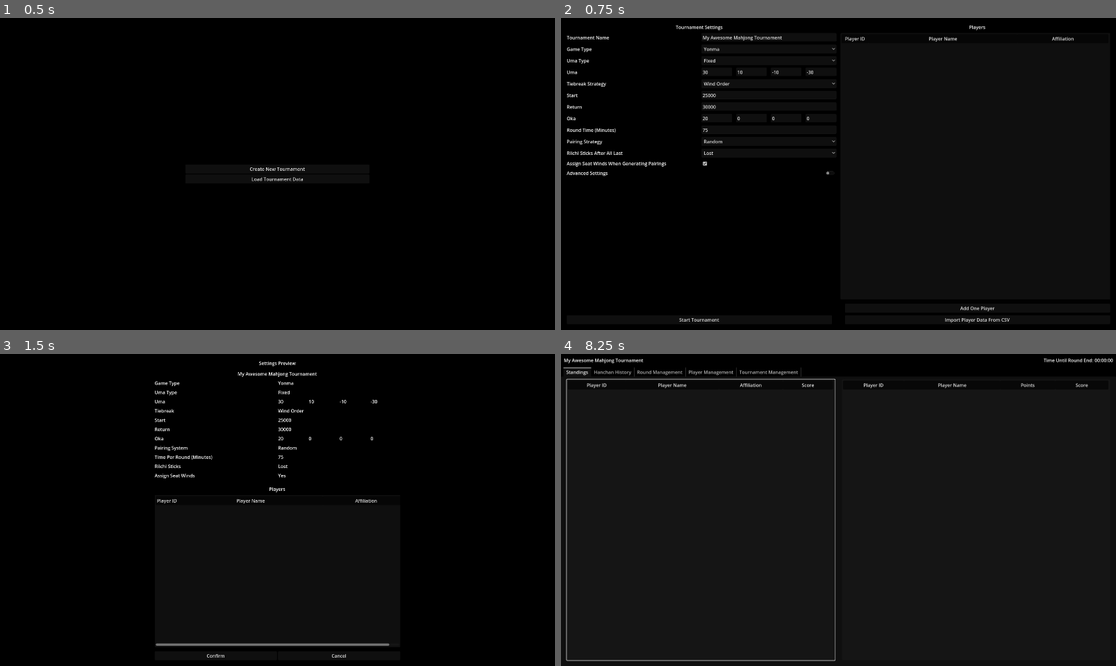
Above: before the commit, frames 1-4 (two rows, left to right).
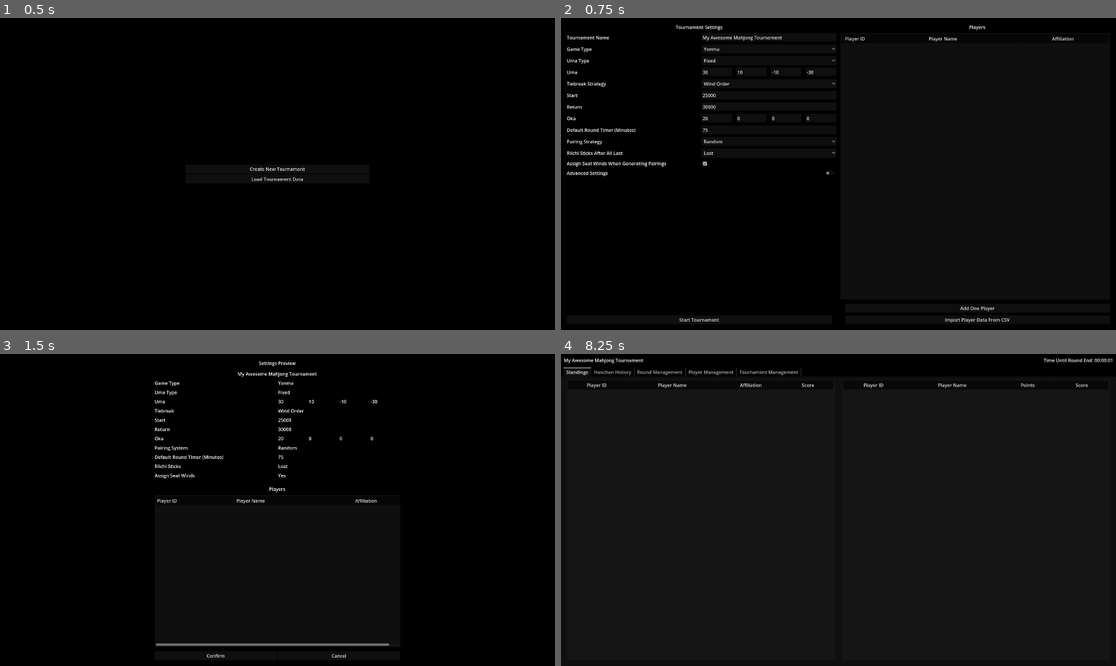
Above: after the commit, the same moments.

Repository: RiichiNomi/TournamentManagementTool
Game: Godot game, scene res://scene/main.tscn
Same seed, same stepped clock (60 frames per second), same inputs: the game is played once before the commit and once after it.
Inputs (mouse positions are in pixels of both pictures, inside the frame that each line leads up to):
- Up to frame 1 (0.5 s): no input
- Up to frame 2 (0.75 s): click "Create New Tournament" at 0.5 s
- Up to frame 3 (1.5 s): click "Start Tournament" at 1.25 s
- Up to frame 4 (8.25 s): click "Start Tournament" at 2 s; click "Add One Player" at 2.75 s; click "Add One Player" at 3.5 s; click "Confirm" at 4.25 s; click (1104, 360) at 5 s, where only the run after the commit has a clickable "00:00:04"; click (1104, 360) at 5.75 s, where only the run after the commit has a clickable "00:00:03"; click (1104, 360) at 6.5 s, where only the run after the commit has a clickable "00:00:02"; click "Confirm" at 7.25 s; click (1104, 360) at 8 s, where only the run after the commit has a clickable "00:00:01"

Frame 1 is identical in both runs. In frame 2, 0.1% of the frame differs, in the area x 1-14%, y 35-37%; in frame 3, 0.1%; in frame 4, 0.8%, in the area x 0-100%, y 1-99%.

Commit message:
Implement round timer and set up some basic UI elements for the round management screen.

Diff:
--- a/scene/setup/tournament_settings.tscn
+++ b/scene/setup/tournament_settings.tscn
@@ -302,7 +302,7 @@
 [node name="Label" type="Label" parent="HBoxContainer/SettingsPane/RoundTimeContainer/HBoxContainer/MarginContainer"]
 layout_mode = 2
 size_flags_vertical = 1
-text = "Round Time (Minutes)"
+text = "Default Round Timer (Minutes)"
 vertical_alignment = 1
 
 [node name="HBoxContainer2" type="HBoxContainer" parent="HBoxContainer/SettingsPane/RoundTimeContainer"]
--- a/scene/setup/tournament_settings_preview.gd
+++ b/scene/setup/tournament_settings_preview.gd
@@ -86,7 +86,7 @@
 	riichi_sticks.set_text("Riichi Sticks", tournament.settings.get_riichi_sticks_strategy_string())
 	generate_seat_winds.set_text("Assign Seat Winds", tournament.settings.get_assign_seat_winds_string())
 
-	time_per_round_minutes.set_text("Time Per Round (Minutes)", str(tournament.settings.time_per_round_minutes))
+	time_per_round_minutes.set_text("Default Round Timer (Minutes)", str(tournament.settings.time_per_round_minutes))
 	if tournament.settings.advanced_settings:
 		score_per_thousand_points.set_text("Score Per 1000 Points", "%.2f" % tournament.settings.score_per_thousand_points)
 
--- /dev/null
+++ b/scene/tournament/CountdownTimer.gd
@@ -0,0 +1,52 @@
+extends MarginContainer
+class_name CountdownTimer
+
+@onready var timer : Timer = $Timer
+
+@onready var label : Button = $Time
+
+var timed_out = false
+var color_time_remaining = 0
+var next_color = Color(1, 0, 0, 1)
+
+func _ready():
+	timer.timeout.connect(_on_timeout)
+	label.pressed.connect(_on_timer_pressed)
+
+	start_timer(5)
+
+func _process(delta):
+	if not timer.is_stopped():
+		label.text = secs_to_string(timer.time_left)
+
+	if timed_out:
+		color_time_remaining -= delta
+		if color_time_remaining <= 0:
+			color_time_remaining = 0.5
+			label.modulate = next_color
+			next_color = Color(1, 1, 1, 1) if next_color == Color(1, 0, 0, 1) else Color(1, 0, 0, 1)
+
+func start_timer(time_sec : float):
+	_on_timer_pressed()
+	timer.start(time_sec)
+	label.text = secs_to_string(time_sec)
+
+func secs_to_string(total_secs : float) -> String:
+	var secs_int = floori(total_secs)
+	var hours = secs_int / 3600
+	var mins = secs_int / 60
+	var secs = secs_int % 60
+	return "%02d:%02d:%02d" % [hours, mins, secs]
+
+func _on_timeout():
+	timer.stop()
+	timed_out = true
+	color_time_remaining = 0.5
+	label.text = "00:00:00"
+
+func _on_timer_pressed():
+	if timed_out:
+		timed_out = false
+		label.text = "--:--:--"
+		label.modulate = Color(1, 1, 1, 1)
+		next_color = Color(1, 0, 0, 1)
--- a/scene/tournament/tournament_management.tscn
+++ b/scene/tournament/tournament_management.tscn
@@ -1,11 +1,21 @@
-[gd_scene load_steps=7 format=3 uid="uid://bh0j8j56pkgix"]
+[gd_scene load_steps=13 format=3 uid="uid://bh0j8j56pkgix"]
 
 [ext_resource type="Script" path="res://scene/tournament/TournamentStandings.gd" id="1_idape"]
+[ext_resource type="Script" path="res://scene/tournament/CountdownTimer.gd" id="1_p3fnt"]
 [ext_resource type="Script" path="res://scene/tournament/MainContainer.gd" id="1_xpmcv"]
 [ext_resource type="Script" path="res://scene/tournament/PlayerList.gd" id="2_vfbjs"]
 [ext_resource type="Script" path="res://scene/tournament/PlayerHanchanHistory.gd" id="3_pfn50"]
 [ext_resource type="Script" path="res://scene/tournament/PlayerManagement.gd" id="5_bpmp2"]
+[ext_resource type="Script" path="res://scene/widget/NumericLineEdit.gd" id="5_g344r"]
 [ext_resource type="Script" path="res://scene/tournament/InactivePlayersList.gd" id="6_lsk6h"]
+
+[sub_resource type="StyleBoxEmpty" id="StyleBoxEmpty_0ewmx"]
+
+[sub_resource type="StyleBoxEmpty" id="StyleBoxEmpty_jujnl"]
+
+[sub_resource type="StyleBoxEmpty" id="StyleBoxEmpty_oj22s"]
+
+[sub_resource type="StyleBoxEmpty" id="StyleBoxEmpty_o2sir"]
 
 [node name="TournamentManagement" type="Control"]
 layout_mode = 3
@@ -58,14 +68,23 @@
 text = "Time Until Round End:"
 
 [node name="Timer" type="MarginContainer" parent="VBoxContainer/Header"]
+custom_minimum_size = Vector2(74, 0)
 layout_mode = 2
 theme_override_constants/margin_top = 10
 theme_override_constants/margin_right = 10
 theme_override_constants/margin_bottom = 10
-
-[node name="Label" type="Label" parent="VBoxContainer/Header/Timer"]
-layout_mode = 2
-text = "00:00:00"
+script = ExtResource("1_p3fnt")
+
+[node name="Time" type="Button" parent="VBoxContainer/Header/Timer"]
+layout_mode = 2
+theme_override_styles/normal = SubResource("StyleBoxEmpty_0ewmx")
+theme_override_styles/hover = SubResource("StyleBoxEmpty_jujnl")
+theme_override_styles/pressed = SubResource("StyleBoxEmpty_oj22s")
+theme_override_styles/focus = SubResource("StyleBoxEmpty_o2sir")
+text = "--:--:--"
+flat = true
+
+[node name="Timer" type="Timer" parent="VBoxContainer/Header/Timer"]
 
 [node name="MainContainer" type="MarginContainer" parent="VBoxContainer"]
 layout_mode = 2
@@ -73,7 +92,7 @@
 
 [node name="TabContainer" type="TabContainer" parent="VBoxContainer/MainContainer"]
 layout_mode = 2
-current_tab = 3
+current_tab = 2
 script = ExtResource("1_xpmcv")
 
 [node name="Standings" type="MarginContainer" parent="VBoxContainer/MainContainer/TabContainer"]
@@ -121,6 +140,7 @@
 script = ExtResource("3_pfn50")
 
 [node name="HanchanHistoryContainer" type="MarginContainer" parent="VBoxContainer/MainContainer/TabContainer"]
+visible = false
 layout_mode = 2
 
 [node name="HanchanHistory" type="HBoxContainer" parent="VBoxContainer/MainContainer/TabContainer/HanchanHistoryContainer"]
@@ -151,36 +171,185 @@
 
 [node name="RoundManagementContainer" type="MarginContainer" parent="VBoxContainer/MainContainer/TabContainer"]
 layout_mode = 2
-
-[node name="RoundManagement" type="VBoxContainer" parent="VBoxContainer/MainContainer/TabContainer/RoundManagementContainer"]
-layout_mode = 2
-size_flags_horizontal = 3
-
-[node name="PlayerManagementContainer" type="MarginContainer" parent="VBoxContainer/MainContainer/TabContainer"]
-layout_mode = 2
 theme_override_constants/margin_left = 20
 theme_override_constants/margin_top = 10
 theme_override_constants/margin_right = 20
 theme_override_constants/margin_bottom = 20
 
-[node name="PlayerManagement" type="HBoxContainer" parent="VBoxContainer/MainContainer/TabContainer/PlayerManagementContainer"]
-layout_mode = 2
-size_flags_horizontal = 3
-script = ExtResource("5_bpmp2")
-
-[node name="ActivePlayersContainer" type="VBoxContainer" parent="VBoxContainer/MainContainer/TabContainer/PlayerManagementContainer/PlayerManagement"]
-layout_mode = 2
-size_flags_horizontal = 3
-
-[node name="Title" type="Label" parent="VBoxContainer/MainContainer/TabContainer/PlayerManagementContainer/PlayerManagement/ActivePlayersContainer"]
+[node name="RoundManagement" type="HBoxContainer" parent="VBoxContainer/MainContainer/TabContainer/RoundManagementContainer"]
+layout_mode = 2
+size_flags_horizontal = 3
+
+[node name="ActivePlayersContainer" type="VBoxContainer" parent="VBoxContainer/MainContainer/TabContainer/RoundManagementContainer/RoundManagement"]
+layout_mode = 2
+size_flags_horizontal = 3
+
+[node name="Title" type="Label" parent="VBoxContainer/MainContainer/TabContainer/RoundManagementContainer/RoundManagement/ActivePlayersContainer"]
 layout_mode = 2
 text = "Active Players"
 horizontal_alignment = 1
 vertical_alignment = 1
 
+[node name="ActivePlayersListContainer" type="MarginContainer" parent="VBoxContainer/MainContainer/TabContainer/RoundManagementContainer/RoundManagement/ActivePlayersContainer"]
+layout_mode = 2
+size_flags_vertical = 3
+
+[node name="ActivePlayers" type="Tree" parent="VBoxContainer/MainContainer/TabContainer/RoundManagementContainer/RoundManagement/ActivePlayersContainer/ActivePlayersListContainer"]
+layout_mode = 2
+columns = 4
+column_titles_visible = true
+hide_folding = true
+hide_root = true
+select_mode = 1
+script = ExtResource("2_vfbjs")
+
+[node name="ControlsContainer" type="VBoxContainer" parent="VBoxContainer/MainContainer/TabContainer/RoundManagementContainer/RoundManagement"]
+layout_mode = 2
+size_flags_horizontal = 3
+
+[node name="TopPadding" type="MarginContainer" parent="VBoxContainer/MainContainer/TabContainer/RoundManagementContainer/RoundManagement/ControlsContainer"]
+layout_mode = 2
+size_flags_vertical = 3
+
+[node name="UnscoredTables" type="HBoxContainer" parent="VBoxContainer/MainContainer/TabContainer/RoundManagementContainer/RoundManagement/ControlsContainer"]
+layout_mode = 2
+
+[node name="Left" type="MarginContainer" parent="VBoxContainer/MainContainer/TabContainer/RoundManagementContainer/RoundManagement/ControlsContainer/UnscoredTables"]
+layout_mode = 2
+size_flags_horizontal = 3
+theme_override_constants/margin_left = 10
+theme_override_constants/margin_bottom = 5
+
+[node name="Label" type="Label" parent="VBoxContainer/MainContainer/TabContainer/RoundManagementContainer/RoundManagement/ControlsContainer/UnscoredTables/Left"]
+layout_mode = 2
+text = "Unscored Tables"
+
+[node name="Right" type="MarginContainer" parent="VBoxContainer/MainContainer/TabContainer/RoundManagementContainer/RoundManagement/ControlsContainer/UnscoredTables"]
+layout_mode = 2
+size_flags_horizontal = 3
+theme_override_constants/margin_left = 8
+theme_override_constants/margin_bottom = 5
+
+[node name="Label" type="Label" parent="VBoxContainer/MainContainer/TabContainer/RoundManagementContainer/RoundManagement/ControlsContainer/UnscoredTables/Right"]
+layout_mode = 2
+text = "0"
+
+[node name="RoundTime" type="HBoxContainer" parent="VBoxContainer/MainContainer/TabContainer/RoundManagementContainer/RoundManagement/ControlsContainer"]
+layout_mode = 2
+
+[node name="Left" type="MarginContainer" parent="VBoxContainer/MainContainer/TabContainer/RoundManagementContainer/RoundManagement/ControlsContainer/RoundTime"]
+layout_mode = 2
+size_flags_horizontal = 3
+theme_override_constants/margin_left = 10
+theme_override_constants/margin_bottom = 5
+
+[node name="Label" type="Label" parent="VBoxContainer/MainContainer/TabContainer/RoundManagementContainer/RoundManagement/ControlsContainer/RoundTime/Left"]
+layout_mode = 2
+text = "Round Time (Minutes)"
+
+[node name="Right" type="MarginContainer" parent="VBoxContainer/MainContainer/TabContainer/RoundManagementContainer/RoundManagement/ControlsContainer/RoundTime"]
+layout_mode = 2
+size_flags_horizontal = 3
+theme_override_constants/margin_left = 4
+theme_override_constants/margin_bottom = 5
+
+[node name="NumericLineEdit" type="LineEdit" parent="VBoxContainer/MainContainer/TabContainer/RoundManagementContainer/RoundManagement/ControlsContainer/RoundTime/Right"]
+layout_mode = 2
+text = "0"
+placeholder_text = "0"
+script = ExtResource("5_g344r")
+
+[node name="AvoidDuplicates" type="HBoxContainer" parent="VBoxContainer/MainContainer/TabContainer/RoundManagementContainer/RoundManagement/ControlsContainer"]
+layout_mode = 2
+
+[node name="Left" type="MarginContainer" parent="VBoxContainer/MainContainer/TabContainer/RoundManagementContainer/RoundManagement/ControlsContainer/AvoidDuplicates"]
+layout_mode = 2
+size_flags_horizontal = 3
+theme_override_constants/margin_left = 10
+theme_override_constants/margin_bottom = 5
+
+[node name="Label" type="Label" parent="VBoxContainer/MainContainer/TabContainer/RoundManagementContainer/RoundManagement/ControlsContainer/AvoidDuplicates/Left"]
+layout_mode = 2
+text = "Minimize Duplicate Pairings"
+
+[node name="Right" type="MarginContainer" parent="VBoxContainer/MainContainer/TabContainer/RoundManagementContainer/RoundManagement/ControlsContainer/AvoidDuplicates"]
+layout_mode = 2
+size_flags_horizontal = 3
+theme_override_constants/margin_left = 1
+theme_override_constants/margin_bottom = 5
+
+[node name="CheckBox" type="CheckBox" parent="VBoxContainer/MainContainer/TabContainer/RoundManagementContainer/RoundManagement/ControlsContainer/AvoidDuplicates/Right"]
+layout_mode = 2
+button_pressed = true
+
+[node name="SwissBlocks" type="HBoxContainer" parent="VBoxContainer/MainContainer/TabContainer/RoundManagementContainer/RoundManagement/ControlsContainer"]
+layout_mode = 2
+
+[node name="Left" type="MarginContainer" parent="VBoxContainer/MainContainer/TabContainer/RoundManagementContainer/RoundManagement/ControlsContainer/SwissBlocks"]
+layout_mode = 2
+size_flags_horizontal = 3
+theme_override_constants/margin_left = 10
+theme_override_constants/margin_bottom = 5
+
+[node name="Label" type="Label" parent="VBoxContainer/MainContainer/TabContainer/RoundManagementContainer/RoundManagement/ControlsContainer/SwissBlocks/Left"]
+layout_mode = 2
+text = "Swiss Pairing Blocks"
+
+[node name="Right" type="MarginContainer" parent="VBoxContainer/MainContainer/TabContainer/RoundManagementContainer/RoundManagement/ControlsContainer/SwissBlocks"]
+layout_mode = 2
+size_flags_horizontal = 3
+theme_override_constants/margin_bottom = 5
+
+[node name="Selector" type="OptionButton" parent="VBoxContainer/MainContainer/TabContainer/RoundManagementContainer/RoundManagement/ControlsContainer/SwissBlocks/Right"]
+layout_mode = 2
+item_count = 5
+selected = 0
+popup/item_0/text = "1"
+popup/item_0/id = 0
+popup/item_1/text = "2"
+popup/item_1/id = 1
+popup/item_2/text = "4"
+popup/item_2/id = 2
+popup/item_3/text = "8"
+popup/item_3/id = 3
+popup/item_4/text = "16"
+popup/item_4/id = 4
+
+[node name="StartRoundButton" type="Button" parent="VBoxContainer/MainContainer/TabContainer/RoundManagementContainer/RoundManagement/ControlsContainer"]
+layout_mode = 2
+text = "Start New Round"
+
+[node name="BottomPadding" type="MarginContainer" parent="VBoxContainer/MainContainer/TabContainer/RoundManagementContainer/RoundManagement/ControlsContainer"]
+layout_mode = 2
+size_flags_vertical = 3
+
+[node name="PlayerManagementContainer" type="MarginContainer" parent="VBoxContainer/MainContainer/TabContainer"]
+visible = false
+layout_mode = 2
+theme_override_constants/margin_left = 20
+theme_override_constants/margin_top = 10
+theme_override_constants/margin_right = 20
+theme_override_constants/margin_bottom = 20
+
+[node name="PlayerManagement" type="HBoxContainer" parent="VBoxContainer/MainContainer/TabContainer/PlayerManagementContainer"]
+layout_mode = 2
+size_flags_horizontal = 3
+script = ExtResource("5_bpmp2")
+
+[node name="ActivePlayersContainer" type="VBoxContainer" parent="VBoxContainer/MainContainer/TabContainer/PlayerManagementContainer/PlayerManagement"]
+layout_mode = 2
+size_flags_horizontal = 3
+
+[node name="Title" type="Label" parent="VBoxContainer/MainContainer/TabContainer/PlayerManagementContainer/PlayerManagement/ActivePlayersContainer"]
+layout_mode = 2
+text = "Active Players"
+horizontal_alignment = 1
+vertical_alignment = 1
+
 [node name="ActivePlayersListContainer" type="MarginContainer" parent="VBoxContainer/MainContainer/TabContainer/PlayerManagementContainer/PlayerManagement/ActivePlayersContainer"]
 layout_mode = 2
 size_flags_vertical = 3
+theme_override_constants/margin_right = 10
 
 [node name="ActivePlayers" type="Tree" parent="VBoxContainer/MainContainer/TabContainer/PlayerManagementContainer/PlayerManagement/ActivePlayersContainer/ActivePlayersListContainer"]
 layout_mode = 2
@@ -227,6 +396,7 @@
 [node name="InactivePlayersListContainer" type="MarginContainer" parent="VBoxContainer/MainContainer/TabContainer/PlayerManagementContainer/PlayerManagement/InactivePlayersContainer"]
 layout_mode = 2
 size_flags_vertical = 3
+theme_override_constants/margin_left = 10
 
 [node name="InactivePlayers" type="Tree" parent="VBoxContainer/MainContainer/TabContainer/PlayerManagementContainer/PlayerManagement/InactivePlayersContainer/InactivePlayersListContainer"]
 layout_mode = 2
@@ -247,6 +417,7 @@
 text = "Edit Players"
 
 [node name="TournamentManagementContainer" type="MarginContainer" parent="VBoxContainer/MainContainer/TabContainer"]
+visible = false
 layout_mode = 2
 
 [node name="TournamentManagement" type="VBoxContainer" parent="VBoxContainer/MainContainer/TabContainer/TournamentManagementContainer"]
